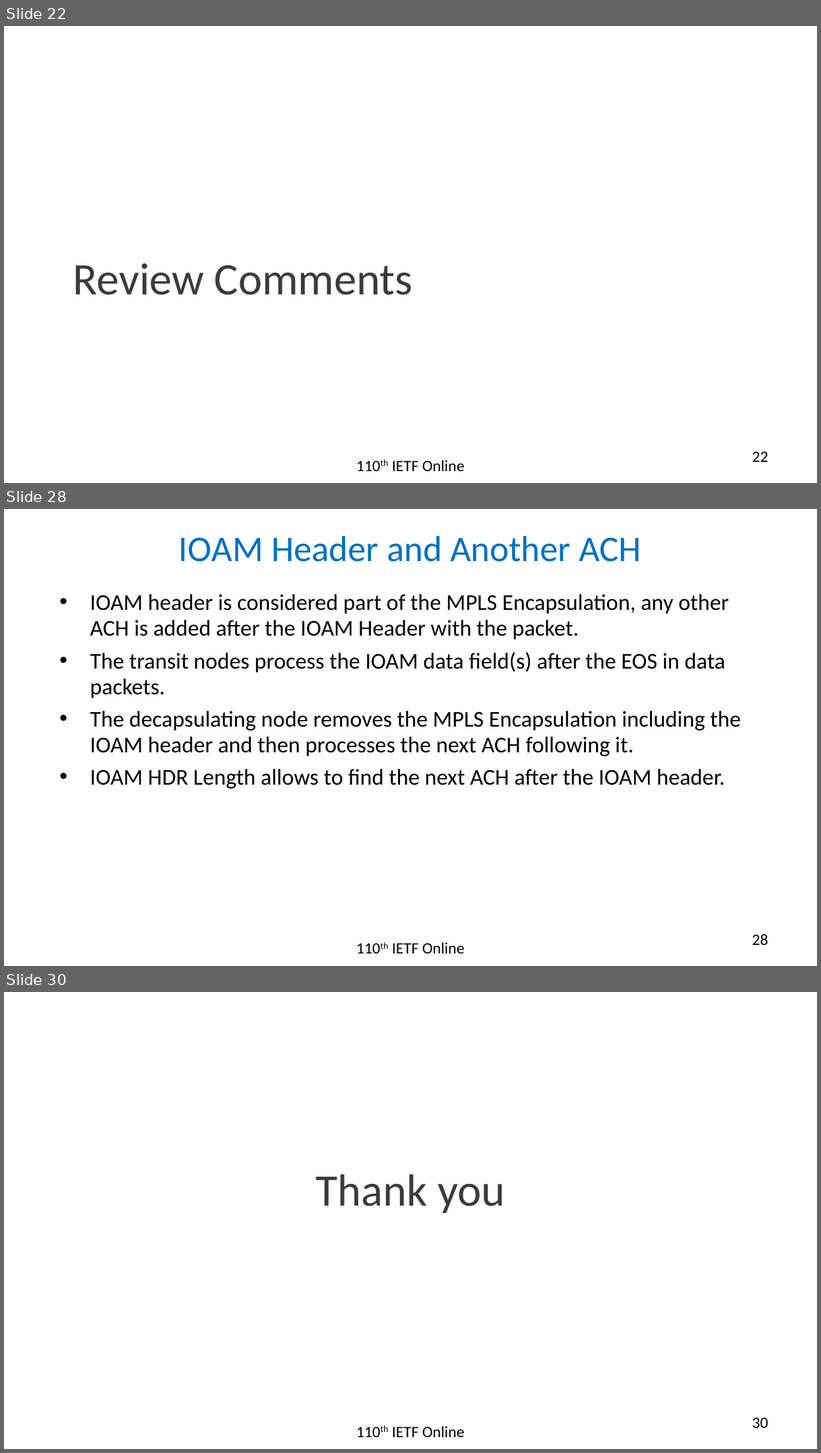
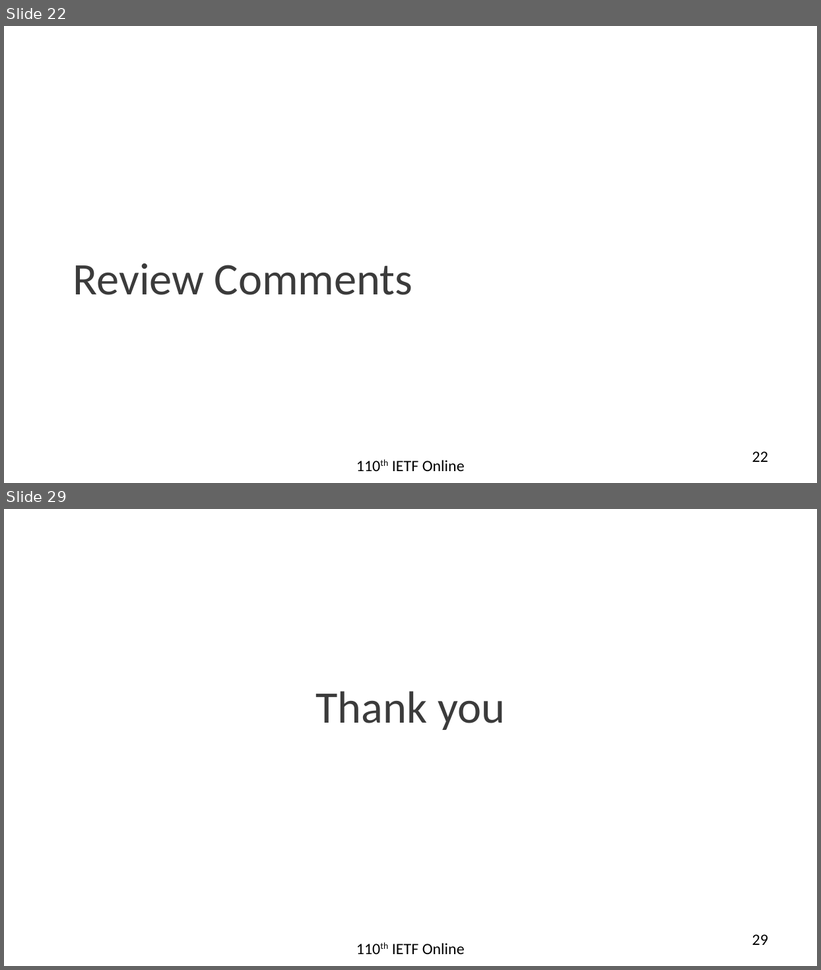
Before and after one commit to rakgandhi/ietf-slides, a slide deck: draft-gandhi-mpls-ioam-sr-05.pptx. Shown one above the other, each under a label of ours: slides 22, 28 and 30 before the commit, slides 22 and 29 after it; the slides between them are not shown. The pictures are 821x1453 and 821x970 pixels, drawn with LibreOffice and Linux fonts; fonts in the diff are those of the drawing. Boxes give left, top, right and bottom in pixels: in the first picture for what was removed or moved away, otherwise in the second. Text is boxed around its words. In the diff, an @@ line names an element or a change of style, - is before the commit and + after.

```diff
--- a/draft-gandhi-mpls-ioam-sr-05.pptx
+++ b/draft-gandhi-mpls-ioam-sr-05.pptx
@@ slide 28 removed at [4, 509, 817, 966], background #FFFFFF @@
@@ title removed at [179, 536, 642, 562] @@
-IOAM Header and Another ACH
@@ text removed at [90, 594, 741, 789] @@
-• IOAM header is considered part of the MPLS Encapsulation, any other ACH is added after the IOAM Header with the packet.
-• The transit nodes process the IOAM data field(s) after the EOS in data packets.
-• The decapsulating node removes the MPLS Encapsulation including the IOAM header and then processes the next ACH following it.
-• IOAM HDR Length allows to find the next ACH after the IOAM header.
@@ text removed at [392, 943, 465, 954] @@
-110th IETF Online
@@ page number removed at [752, 934, 768, 945] @@
-28
@@ what was slide 30 is now slide 29 @@
@@ page number at [752, 935, 768, 945]: text changed @@
-30
+29
```
Also in this commit, not shown: 6 slides changed, 1 slide added, 1 other file.
